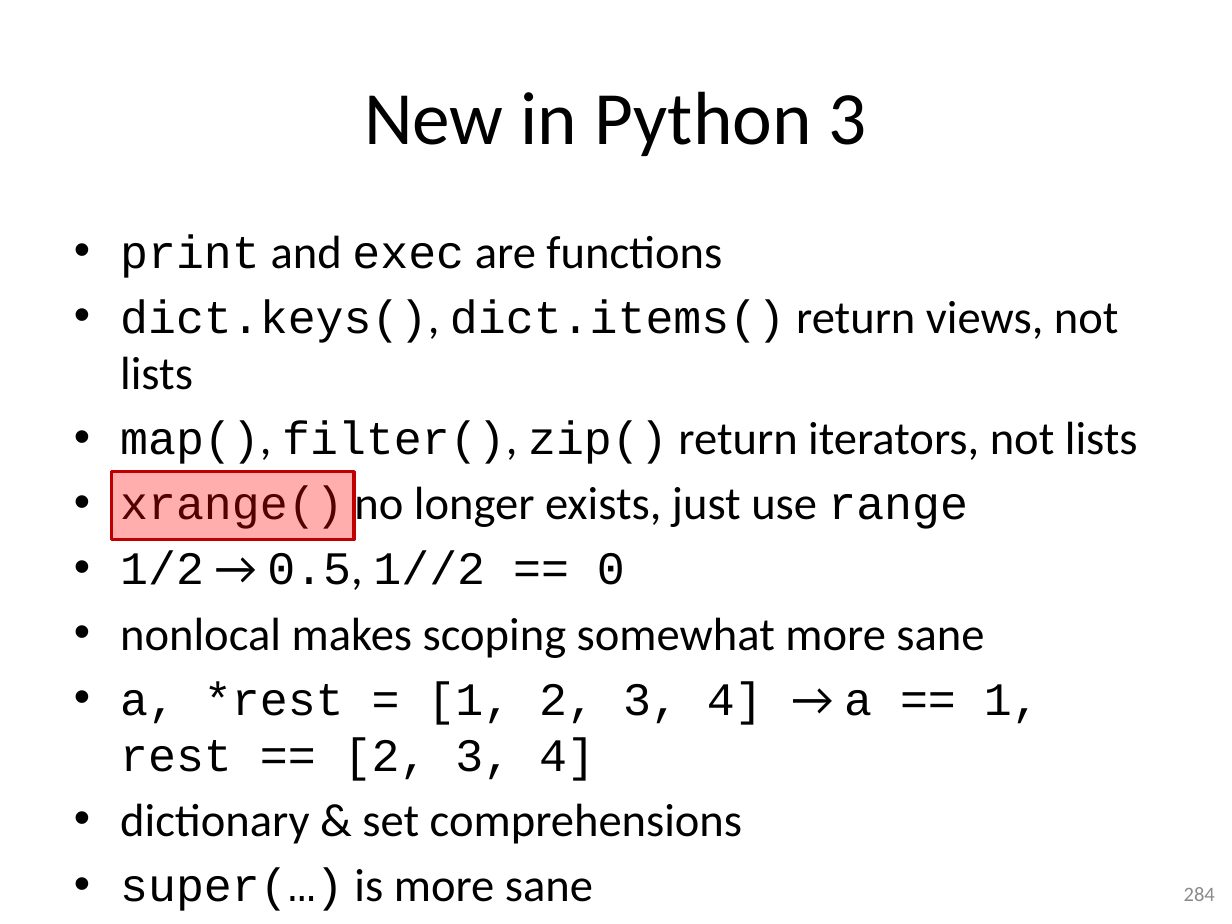
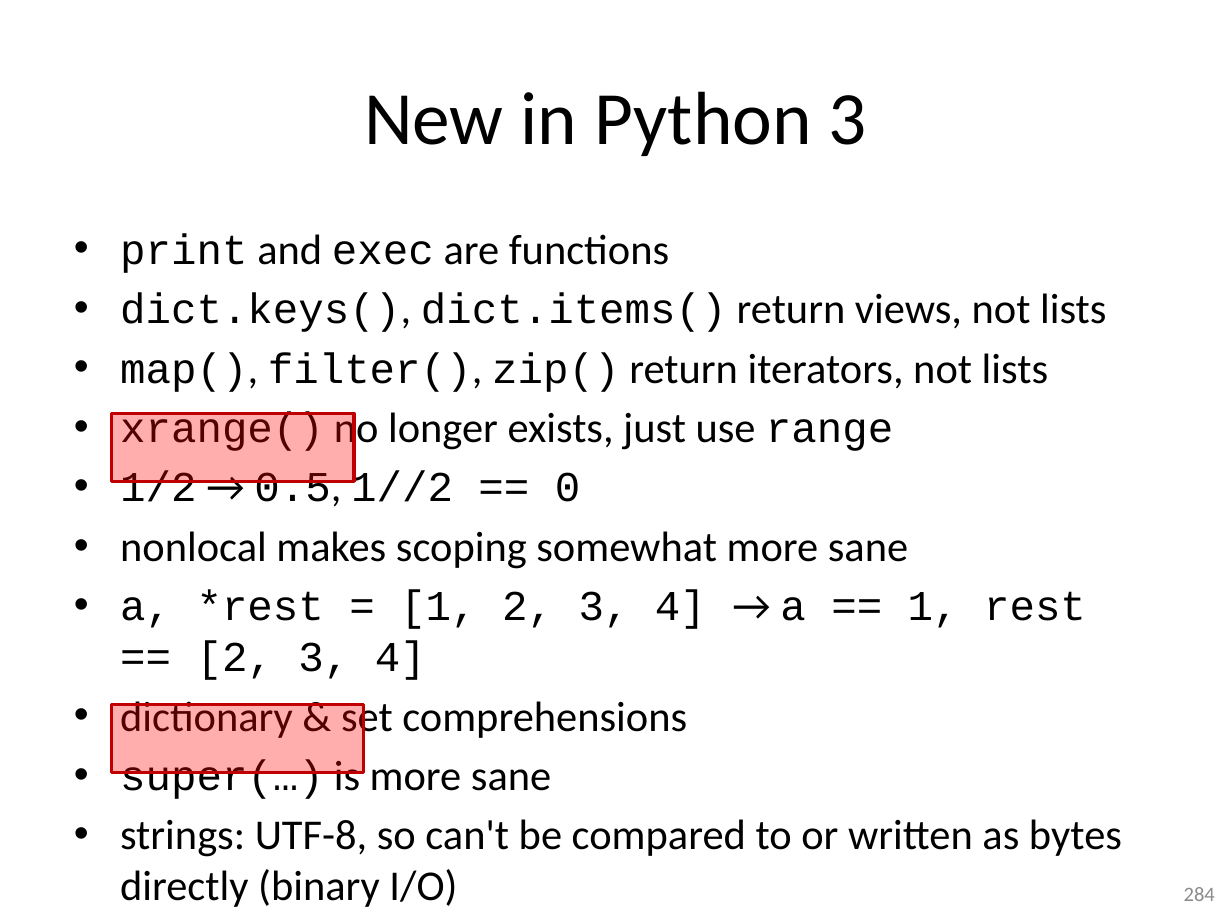
Before and after one commit to gjbex/training-material, a slide deck: slide 284 of Python/python-intro.pptx. Drawn at 1232x924 pixels with LibreOffice and Linux fonts; fonts in the diff are those of the drawing. Boxes give left, top, right and bottom in pixels: in the first picture for what was removed or moved away, otherwise in the second. Text is boxed around its words. In the diff, an @@ line names an element or a change of style, - is before the commit and + after.

Commit message:
Added remark on new string nature, and implications for binary I/O

```diff
--- a/Python/python-intro.pptx
+++ b/Python/python-intro.pptx
@@ text at bbox=[120, 233, 1106, 801]: size 27.2 to 24.8 pt in "print and exec are functions", "dict.keys(), dict.items() return views, not lists", "map(), filter(), zip() return iterators, not lists", "xrange() no longer exists, just use range" and 5 more places @@
@@ rectangle: place and size @@
-rectangle at bbox=[112, 472, 355, 540]
+rectangle at bbox=[112, 414, 355, 482]
@@ rectangle added at bbox=[112, 705, 365, 772], fill #FF0000 at 32% opacity, outline #C00000 2 pt @@
@@ text at bbox=[120, 819, 1122, 907]: paragraph added @@
+• strings: UTF-8, so can't be compared to or written as bytes directly (binary I/O)
```
